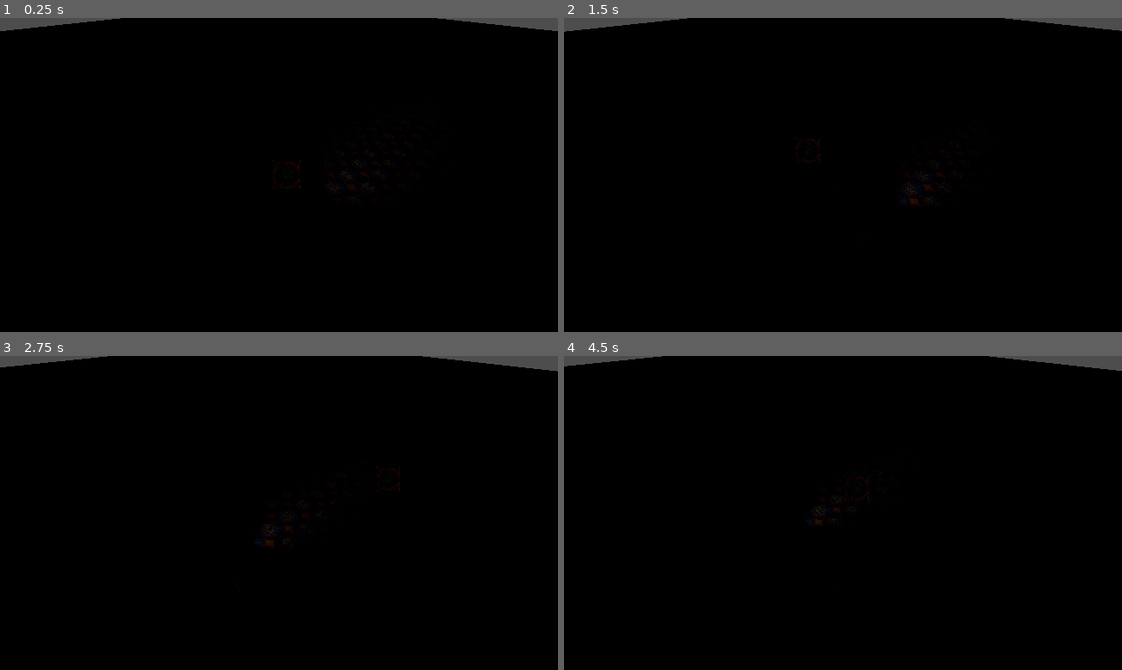
Above: before the commit, frames 1-4 (two rows, left to right).
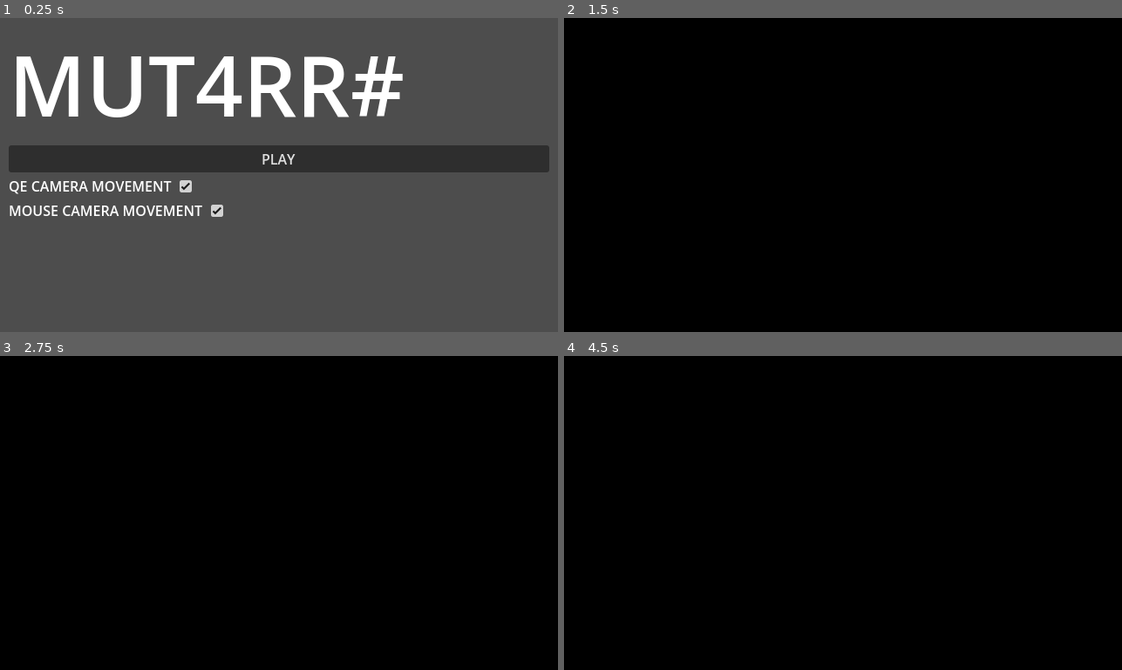
Above: after the commit, the same moments.

Repository: officialErnests/mut-4rr-
Game: Godot game, scene res://Scenes/main_menu.tscn
The game is run twice, just before and just after one commit, with the same random seed, the same clock (stepped at 60 frames per second) and the same inputs. Before the commit the project starts from res://Scenes/test.tscn.
Inputs (mouse positions are in pixels of both pictures, inside the frame that each line leads up to):
- Up to frame 1 (0.25 s): no input
- Up to frame 2 (1.5 s): click (748, 187) at 0.52 s; click (843, 159) at 1.25 s, where only the run after the commit has a clickable "PLAY"
- Up to frame 3 (2.75 s): tap Enter at 2 s; move the mouse to (401, 497) at 2.02 s; hold D (right) from 2.03 s (still down); tap Q (rot_cam_left, bound only after the commit) at 2.1 s; tap E (rot_cam_right, bound only after the commit) at 2.3 s
- Up to frame 4 (4.5 s): move the mouse to (731, 528) at 2.77 s; release D (right) at 2.78 s; hold S (backward) 2.78-3.53 s; tap E (rot_cam_right, bound only after the commit) at 2.85, 3.8 s; tap Q (rot_cam_left, bound only after the commit) at 3.05 s; tap Space at 3.5 s; move the mouse to (898, 443) at 3.52 s; press the mouse at (898, 443) at 3.53 s; hold D (right) 3.53-4.28 s; tap Enter at 4.25 s; move the mouse to (815, 575) at 4.27 s; release the mouse at (815, 575) at 4.28 s; hold W (forward) from 4.28 s (still down); tap Shift (sprint) at 4.35 s

The runs differ from the first frame. In frame 1, 99% of the frame differs, in the area x 0-100%, y 0-100%; in frame 2, 1.0%; in frame 3, 1.1%; in frame 4, 1.0%.

Commit message:
main menu and added camera controll with qe and mouse :DD

Diff:
--- a/Scenes/items/pistol.tscn
+++ b/Scenes/items/pistol.tscn
@@ -18,6 +18,7 @@
 
 [node name="MAIN" parent="." node_paths=PackedStringArray("itemRigid", "handle") instance=ExtResource("2_bgrny")]
 itemRigid = NodePath("..")
+speed_factor = 0.5
 handle = NodePath("../HandleShoot")
 
 [node name="HandleShoot" type="Node" parent="." node_paths=PackedStringArray("light", "light_pt2", "hiddens", "cursor_handler")]
--- /dev/null
+++ b/Scenes/main_menu.tscn
@@ -0,0 +1,60 @@
+[gd_scene load_steps=4 format=3 uid="uid://d1dg24cxas7ge"]
+
+[ext_resource type="Script" uid="uid://dwj6fl455tj5t" path="res://Scripts/switch_scene.gd" id="1_1ehe0"]
+[ext_resource type="Script" uid="uid://dghijtnxv14l1" path="res://Scripts/menu_set.gd" id="1_28flt"]
+[ext_resource type="PackedScene" uid="uid://bc2pdgvvigyy1" path="res://Scenes/game.tscn" id="2_ce3w2"]
+
+[node name="Control" type="Control"]
+layout_mode = 3
+anchors_preset = 15
+anchor_right = 1.0
+anchor_bottom = 1.0
+grow_horizontal = 2
+grow_vertical = 2
+
+[node name="VBoxContainer" type="VBoxContainer" parent="."]
+layout_mode = 1
+anchors_preset = -1
+anchor_right = 1.0
+anchor_bottom = 1.0
+offset_left = 10.0
+offset_top = 10.0
+offset_right = -10.0
+offset_bottom = -10.0
+
+[node name="Label" type="Label" parent="VBoxContainer"]
+layout_mode = 2
+theme_override_font_sizes/font_size = 96
+text = "MUT4RR#"
+
+[node name="Button" type="Button" parent="VBoxContainer"]
+layout_mode = 2
+text = "PLAY"
+script = ExtResource("1_1ehe0")
+scene = ExtResource("2_ce3w2")
+
+[node name="HBoxContainer" type="HBoxContainer" parent="VBoxContainer"]
+layout_mode = 2
+
+[node name="Label" type="Label" parent="VBoxContainer/HBoxContainer"]
+layout_mode = 2
+text = "QE CAMERA MOVEMENT"
+
+[node name="CheckBox" type="CheckBox" parent="VBoxContainer/HBoxContainer"]
+layout_mode = 2
+button_pressed = true
+script = ExtResource("1_28flt")
+globa_value = "cam_controll_qe"
+
+[node name="HBoxContainer2" type="HBoxContainer" parent="VBoxContainer"]
+layout_mode = 2
+
+[node name="Label" type="Label" parent="VBoxContainer/HBoxContainer2"]
+layout_mode = 2
+text = "MOUSE CAMERA MOVEMENT"
+
+[node name="CheckBox" type="CheckBox" parent="VBoxContainer/HBoxContainer2"]
+layout_mode = 2
+button_pressed = true
+script = ExtResource("1_28flt")
+globa_value = "cam_controll_mouse"
--- a/Scenes/player.tscn
+++ b/Scenes/player.tscn
@@ -21,8 +21,10 @@
 size = Vector3(2, 2, 2)
 
 [sub_resource type="StandardMaterial3D" id="StandardMaterial3D_pu2lt"]
-shading_mode = 0
-albedo_color = Color(0.13, 0.13, 0.13, 1)
+blend_mode = 1
+no_depth_test = true
+shading_mode = 0
+albedo_color = Color(0.02, 0.02, 0.02, 1)
 albedo_texture = ExtResource("6_f1ek2")
 billboard_mode = 1
 billboard_keep_scale = true
@@ -54,8 +56,7 @@
 fov_override = 50.0
 
 [sub_resource type="TorusMesh" id="TorusMesh_qqcod"]
-inner_radius = 2.8
-outer_radius = 3.0
+inner_radius = 0.9
 rings = 4
 ring_segments = 4
 
@@ -70,8 +71,8 @@
 fov_override = 50.0
 
 [sub_resource type="TorusMesh" id="TorusMesh_fs7ks"]
-inner_radius = 1.6
-outer_radius = 2.0
+inner_radius = 0.7
+outer_radius = 0.8
 rings = 4
 ring_segments = 4
 
@@ -86,7 +87,7 @@
 fov_override = 50.0
 
 [sub_resource type="TorusMesh" id="TorusMesh_olqyp"]
-inner_radius = 0.4
+outer_radius = 0.6
 rings = 4
 ring_segments = 4
 
@@ -109,13 +110,14 @@
 main_body = NodePath("..")
 animator = NodePath("../SkelBody")
 
-[node name="Items" type="Node" parent="." node_paths=PackedStringArray("itemHolder", "animator", "pickup_hitbox", "cursor_handler", "cam_shaker")]
+[node name="Items" type="Node" parent="." node_paths=PackedStringArray("itemHolder", "animator", "pickup_hitbox", "cursor_handler", "cam_shaker", "movement_manager")]
 script = ExtResource("4_8erm5")
 itemHolder = NodePath("../ItemHolder/ItemSlot")
 animator = NodePath("../SkelBody")
 pickup_hitbox = NodePath("../SkelBody/PickupArea")
 cursor_handler = NodePath("../ItemHolder/Pointer/Pointer")
 cam_shaker = NodePath("../Neck/Cursor_offset/CursorToPos")
+movement_manager = NodePath("../Movement")
 
 [node name="PLayerCollision" type="CollisionShape3D" parent="."]
 transform = Transform3D(1, 0, 0, 0, 1, 0, 0, 0, 1, 0, 0.8, 0)
@@ -213,8 +215,8 @@
 alpha_cut = 1
 alpha_scissor_threshold = 0.7
 texture_filter = 0
-modulate = Color(0.039215688, 0, 0, 1)
-outline_modulate = Color(0, 0.019607844, 0.019607844, 1)
+modulate = Color(0.01, 0, 0, 1)
+outline_modulate = Color(0, 0.01, 0.01, 1)
 text = "A"
 font_size = 200
 outline_size = 20
@@ -228,8 +230,8 @@
 alpha_cut = 1
 alpha_scissor_threshold = 0.7
 texture_filter = 0
-modulate = Color(0.039215688, 0, 0, 1)
-outline_modulate = Color(0, 0.019607844, 0.019607844, 1)
+modulate = Color(0.01, 0, 0, 1)
+outline_modulate = Color(0, 0.01, 0.01, 1)
 text = "A
 "
 font_size = 200
--- /dev/null
+++ b/Scripts/globals/global.gd
@@ -0,0 +1,4 @@
+extends Node
+
+var cam_controll_qe = true
+var cam_controll_mouse = true
--- a/Scripts/item.gd
+++ b/Scripts/item.gd
@@ -6,7 +6,7 @@
 
 @export var itemRigid: RigidBody3D
 @export var type: ItemType
-
+@export var speed_factor: float
 @export_category("GUN")
 @export var handle: Node
 
@@ -18,3 +18,4 @@
 			handle.cursor_handler = p_main.getCursorHandler()
 			handle.cam_shaker = p_main.getCamShaker()
 			handle.enabled = true
+	return speed_factor
--- a/Scripts/itemManager.gd
+++ b/Scripts/itemManager.gd
@@ -3,9 +3,9 @@
 @export var itemHolder: Node3D
 @export var animator: Node
 @export var pickup_hitbox: Area3D
-@export_group("items")
 @export var cursor_handler: Node
 @export var cam_shaker: Node
+@export var movement_manager: Node
 
 var equiped_item = null
 var equiped_item_script = null
@@ -24,10 +24,14 @@
 			return
 
 func pickup(p_node: Node):
+	animator.use()
+	animator.hold(true)
 	p_node.reparent(itemHolder)
 	equiped_item = p_node
 	equiped_item_script = p_node.get_node("MAIN")
+	p_node.remove_from_group("item")
 
+	movement_manager.item_mul = equiped_item_script.speed_factor
 	equiped_item_script.initalise(self)
 
 func getCursorHandler():
--- /dev/null
+++ b/Scripts/menu_set.gd
@@ -0,0 +1,9 @@
+extends CheckBox
+
+@export var globa_value: String
+
+func _ready() -> void:
+	toggled.connect(clicked)
+
+func clicked(mode):
+	global[globa_value] = mode
--- a/Scripts/player.gd
+++ b/Scripts/player.gd
@@ -4,24 +4,48 @@
 @export var rotator: Node3D
 const SPEED = 2.0
 const JUMP_VELOCITY = 4.5
-
+var item_mul = 1
+var camera_to_angle = 45
+var mouse_turning = false
 
 func _physics_process(delta: float) -> void:
-	# Add the gravity.
+	gravity(delta)
+	rotate_cam(delta)
+	movement()
+
+	charecter.move_and_slide()
+
+func gravity(delta):
 	if not charecter.is_on_floor():
 		charecter.velocity += charecter.get_gravity() * delta
 
-	# Get the input direction and handle the movement/deceleration.
-	# As good practice, you should replace UI actions with custom gameplay actions.
+func rotate_cam(delta):
+	if global.cam_controll_qe:
+		if Input.is_action_just_pressed("rot_cam_left"):
+			camera_to_angle += 45
+		if Input.is_action_just_pressed("rot_cam_right"):
+			camera_to_angle -= 45
+	if global.cam_controll_mouse:
+		var mouse_procentualy = get_viewport().get_mouse_position().x / get_viewport().get_visible_rect().size.x
+		if mouse_procentualy < 0.2:
+			if not mouse_turning:
+				mouse_turning = true
+				camera_to_angle += 90
+		elif mouse_procentualy > 0.8:
+			if not mouse_turning:
+				mouse_turning = true
+				camera_to_angle -= 90
+		else:
+			mouse_turning = false
+	rotator.rotation_degrees.y += (camera_to_angle - rotator.rotation_degrees.y) * delta
+
+func movement():
 	var input_dir := Input.get_vector("left", "right", "forward", "backward")
 	var direction := (rotator.transform.basis * Vector3(input_dir.x, 0, input_dir.y)).normalized()
 	var speed_mul = 2 if Input.is_action_pressed("sprint") else 1
 	if direction:
-		charecter.velocity.x = direction.x * SPEED * speed_mul
-		charecter.velocity.z = direction.z * SPEED * speed_mul
+		charecter.velocity.x = direction.x * SPEED * speed_mul * item_mul
+		charecter.velocity.z = direction.z * SPEED * speed_mul * item_mul
 	else:
 		charecter.velocity.x = move_toward(charecter.velocity.x, 0, SPEED)
 		charecter.velocity.z = move_toward(charecter.velocity.z, 0, SPEED)
-
-
-	charecter.move_and_slide()
--- /dev/null
+++ b/Scripts/switch_scene.gd
@@ -0,0 +1,9 @@
+extends Button
+
+@export var scene: PackedScene
+# Called when the node enters the scene tree for the first time.
+func _ready() -> void:
+	pressed.connect(clicked)
+
+func clicked():
+	get_tree().change_scene_to_packed(scene)
--- a/project.godot
+++ b/project.godot
@@ -11,9 +11,13 @@
 [application]
 
 config/name="MUT4RR#"
-run/main_scene="uid://ccjafp0ghukfb"
+run/main_scene="uid://d1dg24cxas7ge"
 config/features=PackedStringArray("4.5", "Forward Plus")
 config/icon="res://icon.svg"
+
+[autoload]
+
+global="*res://Scripts/globals/global.gd"
 
 [display]
 
@@ -71,6 +75,16 @@
 "events": [Object(InputEventMouseButton,"resource_local_to_scene":false,"resource_name":"","device":-1,"window_id":0,"a …(256 unchanged characters)…
 ]
 }
+rot_cam_left={
+"deadzone": 0.2,
+"events": [Object(InputEventKey,"resource_local_to_scene":false,"resource_name":"","device":-1,"window_id":0,"alt_pressed":false,"shift_pressed":false,"ctrl_pressed":false,"meta_pressed":false,"pressed":false,"keycode":0,"physical_keycode":81,"key_label":0,"unicode":113,"location":0,"echo":false,"script":null)
+]
+}
+rot_cam_right={
+"deadzone": 0.2,
+"events": [Object(InputEventKey,"resource_local_to_scene":false,"resource_name":"","device":-1,"window_id":0,"alt_pressed":false,"shift_pressed":false,"ctrl_pressed":false,"meta_pressed":false,"pressed":false,"keycode":0,"physical_keycode":69,"key_label":0,"unicode":101,"location":0,"echo":false,"script":null)
+]
+}
 
 [rendering]
 
Not shown, added: Scripts/globals/global.gd.uid
Not shown, added: Scripts/menu_set.gd.uid
Not shown, added: Scripts/switch_scene.gd.uid
